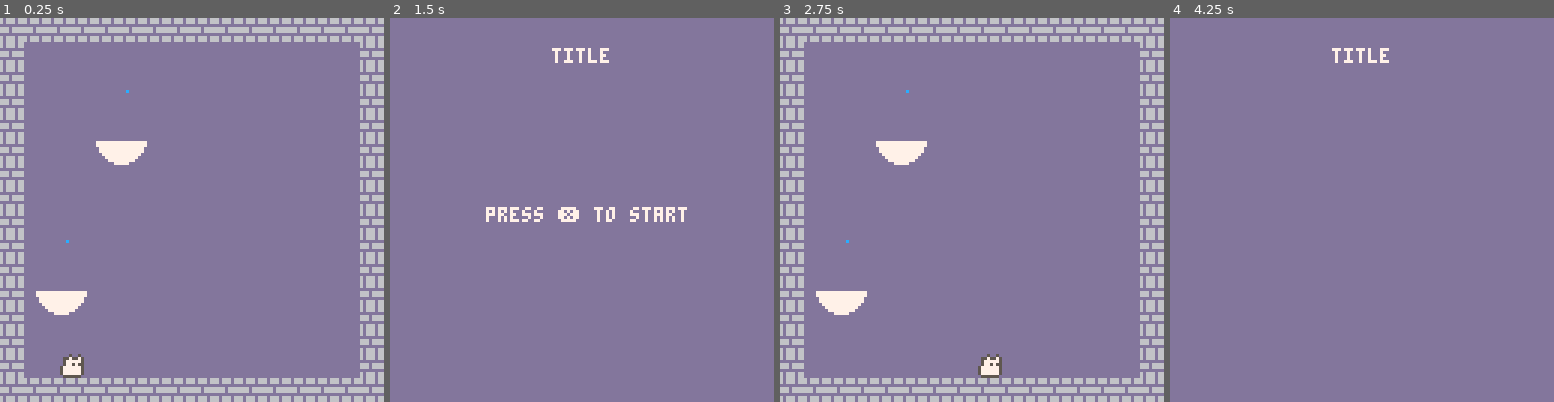
Above: before the commit, frames 1-4 (left to right).
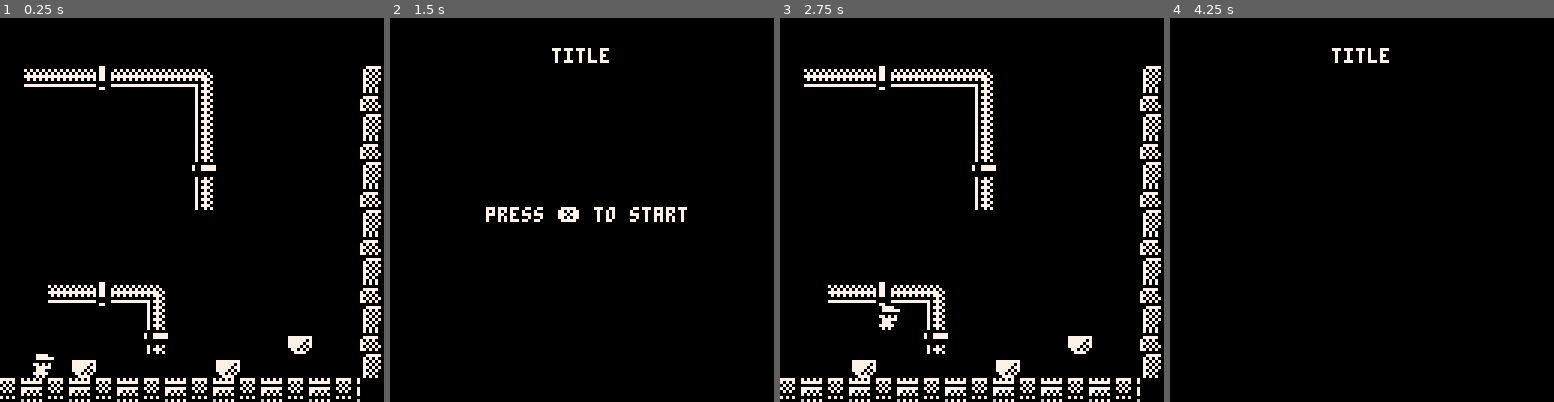
Above: after the commit, the same moments.

Repository: isacben/fanfun
Game: PICO-8 cartridge fanfun.p8
Same seed, same stepped clock (60 frames per second), same inputs: the game is played once before the commit and once after it.
Inputs:
- Up to frame 1 (0.25 s): no input
- Up to frame 2 (1.5 s): tap X (X key) at 0.33, 1.07 s; tap O (Z key) at 0.7 s
- Up to frame 3 (2.75 s): hold Right 1.6-2.1 s; tap O (Z key) at 1.7, 2.1, 2.5 s; tap X (X key) at 1.85 s; hold Right from 2.47 s (still down)
- Up to frame 4 (4.25 s): tap O (Z key) every 0.4 s from 2.9 to 4.1 s; tap X (X key) at 2.97, 4.08 s; release Right at 3.03 s; hold Left 3.08-3.58 s; hold Right from 4.02 s (still down)

The runs differ from the first frame. In frame 1, 100% of the frame differs, in the area x 0-100%, y 0-100%; in frame 2, 99%; in frame 3, 100%; in frame 4, 100%.

Commit message:
Replace fans with sprites and map tiles

Diff:
--- a/fanfun.p8
+++ b/fanfun.p8
@@ -8,7 +8,7 @@
 	t=0
 	state="game"
 
-	p_x=20
+	p_x=10
 	p_y=96
 	p_dx=0
 	p_vy=0
@@ -26,7 +26,7 @@
 	alpha=2.251
 
 	fans={}
-	addfan(20,90)
+	--addfan(20,90)
 	addfan(40,40)
 	--addfan(82,90)
 	debug=""
@@ -37,9 +37,9 @@
 end
 
 function _draw()
-	cls(13)
-
-	print(debug,0,120,7)
+	cls()
+
+	print(debug,0,100,7)
 	draw()
 end
 -->8
@@ -98,9 +98,9 @@
 	--cprint("playing",10,11)
 	map()
 
-	for fan in all(fans) do
-		draw_fan(fan)
-	end
+	--for fan in all(fans) do
+	--	draw_fan(fan)
+	--end
 
 	spr(1,p_x,p_y,1,1,p_flip)
 	--cprint("press ❎ to game over",122,7)
@@ -180,18 +181,24 @@
   end
   p_vy=0
 	end
+
+
+
 end
 
 
 function fly()
+
 	for fan in all(fans) do
-		if p_x>fan.x-12 and
-			p_x+1<fan.x+8 and
-			p_y<fan.y
-			then
+		if p_x>fan.x-5 and
+			p_x<fan.x+5 and
+			p_y<fan.y and
+			not p_onground then
+
 			p_onground=false
 			p_flying=true
 			break
+
 		else
 			p_flying=false
 		end
@@ -201,11 +208,18 @@
 --fans
 
 function addfan(_x,_y)
-	local _f={}
-	_f.x=_x
-	_f.y=_y
-
-	add(fans,_f)
+
+	for i=0,15 do
+		for j=0,15 do
+			if (fget(mget(i,j),2)) then
+				local _f={}
+				_f.x=i*8
+				_f.y=j*8
+
+				add(fans,_f)
+			end
+		end
+	end
 end
 
 
@@ -275,23 +289,31 @@
 
 
 
+…(8 lines of a section not shown)…
 __gff__
-0000000000000000000000000000000100000000000000000000000000000000000000000000000000000000000002000000000000000000000000000000000000000000000000000000000000000000000000000000000000000000000000000000000000000000000000000000000000000000000000000000000000000000
+0000000000000000000000000202020100000000000000000000000000000202000000000000000200000000020202020400000000000002000001010000000000000000000000000000000000000000000000000000000000000000000000000000000000000000000000000000000000000000000000000000000000000000
 0000000000000000000000000000000000000000000000000000000000000000000000000000000000000000000000000000000000000000000000000000000000000000000000000000000000000000000000000000000000000000000000000000000000000000000000000000000000000000000000000000000000000000
 __map__
-2e2e2e2e2e2e2e2e2e2e2e2e2e2e2e2e00000000000000000000000000000000000000000000000000000000000000000000000000000000000000000000000000000000000000000000000000000000000000000000000000000000000000000000000000000000000000000000000000000000000000000000000000000000
-2e00000000000000000000000000002e00000000000000000000000000000000000000000000000000000000000000000000000000000000000000000000000000000000000000000000000000000000000000000000000000000000000000000000000000000000000000000000000000000000000000000000000000000000
-2e00000000000000000000000000002e00000000000000000000000000000000000000000000000000000000000000000000000000000000000000000000000000000000000000000000000000000000000000000000000000000000000000000000000000000000000000000000000000000000000000000000000000000000
-2e00000000000000000000000000002e00000000000000000000000000000000000000000000000000000000000000000000000000000000000000000000000000000000000000000000000000000000000000000000000000000000000000000000000000000000000000000000000000000000000000000000000000000000
-2e00000000000000000000000000002e00000000000000000000000000000000000000000000000000000000000000000000000000000000000000000000000000000000000000000000000000000000000000000000000000000000000000000000000000000000000000000000000000000000000000000000000000000000
-2e00000000000000000000000000002e00000000000000000000000000000000000000000000000000000000000000000000000000000000000000000000000000000000000000000000000000000000000000000000000000000000000000000000000000000000000000000000000000000000000000000000000000000000
-2e00000000000000000000000000002e00000000000000000000000000000000000000000000000000000000000000000000000000000000000000000000000000000000000000000000000000000000000000000000000000000000000000000000000000000000000000000000000000000000000000000000000000000000
-2e00000000000000000000000000002e00000000000000000000000000000000000000000000000000000000000000000000000000000000000000000000000000000000000000000000000000000000000000000000000000000000000000000000000000000000000000000000000000000000000000000000000000000000
-2e00000000000000000000000000002e00000000000000000000000000000000000000000000000000000000000000000000000000000000000000000000000000000000000000000000000000000000000000000000000000000000000000000000000000000000000000000000000000000000000000000000000000000000
-2e00000000000000000000000000002e00000000000000000000000000000000000000000000000000000000000000000000000000000000000000000000000000000000000000000000000000000000000000000000000000000000000000000000000000000000000000000000000000000000000000000000000000000000
-2e00000000000000000000000000002e00000000000000000000000000000000000000000000000000000000000000000000000000000000000000000000000000000000000000000000000000000000000000000000000000000000000000000000000000000000000000000000000000000000000000000000000000000000
-2e00000000000000000000000000002e00000000000000000000000000000000000000000000000000000000000000000000000000000000000000000000000000000000000000000000000000000000000000000000000000000000000000000000000000000000000000000000000000000000000000000000000000000000
-2e00000000000000000000000000002e00000000000000000000000000000000000000000000000000000000000000000000000000000000000000000000000000000000000000000000000000000000000000000000000000000000000000000000000000000000000000000000000000000000000000000000000000000000
-2e00000000000000000000000000002e00000000000000000000000000000000000000000000000000000000000000000000000000000000000000000000000000000000000000000000000000000000000000000000000000000000000000000000000000000000000000000000000000000000000000000000000000000000
-2e00000000000000000000000000002e00000000000000000000000000000000000000000000000000000000000000000000000000000000000000000000000000000000000000000000000000000000000000000000000000000000000000000000000000000000000000000000000000000000000000000000000000000000
-2e2e2e2e2e2e2e2e2e2e2e2e2e2e2e2e00000000000000000000000000000000000000000000000000000000000000000000000000000000000000000000000000000000000000000000000000000000000000000000000000000000000000000000000000000000000000000000000000000000000000000000000000000000
+0000000000000000000000000000000000000000000000000000000000000000000000000000000000000000000000000000000000000000000000000000000000000000000000000000000000000000000000000000000000000000000000000000000000000000000000000000000000000000000000000000000000000000
+0000000000000000000000000000000000000000000000000000000000000000000000000000000000000000000000000000000000000000000000000000000000000000000000000000000000000000000000000000000000000000000000000000000000000000000000000000000000000000000000000000000000000000
+000d0d0d0c0d0d0d0e0000000000002700000000000000000000000000000000000000000000000000000000000000000000000000000000000000000000000000000000000000000000000000000000000000000000000000000000000000000000000000000000000000000000000000000000000000000000000000000000
+00000000000000001e0000000000003700000000000000000000000000000000000000000000000000000000000000000000000000000000000000000000000000000000000000000000000000000000000000000000000000000000000000000000000000000000000000000000000000000000000000000000000000000000
+00000000000000001e0000000000002700000000000000000000000000000000000000000000000000000000000000000000000000000000000000000000000000000000000000000000000000000000000000000000000000000000000000000000000000000000000000000000000000000000000000000000000000000000
+00000000000000001e0000000000003700000000000000000000000000000000000000000000000000000000000000000000000000000000000000000000000000000000000000000000000000000000000000000000000000000000000000000000000000000000000000000000000000000000000000000000000000000000
+00000000000000002e0000000000002700000000000000000000000000000000000000000000000000000000000000000000000000000000000000000000000000000000000000000000000000000000000000000000000000000000000000000000000000000000000000000000000000000000000000000000000000000000
+00000000000000001e0000000000003700000000000000000000000000000000000000000000000000000000000000000000000000000000000000000000000000000000000000000000000000000000000000000000000000000000000000000000000000000000000000000000000000000000000000000000000000000000
+1d1d1c1d00000000000000000000002700000000000000000000000000000000000000000000000000000000000000000000000000000000000000000000000000000000000000000000000000000000000000000000000000000000000000000000000000000000000000000000000000000000000000000000000000000000
+0000000000000000000000000000003700000000000000000000000000000000000000000000000000000000000000000000000000000000000000000000000000000000000000000000000000000000000000000000000000000000000000000000000000000000000000000000000000000000000000000000000000000000
+0000000000000000000036000000002700000000000000000000000000000000000000000000000000000000000000000000000000000000000000000000000000000000000000000000000000000000000000000000000000000000000000000000000000000000000000000000000000000000000000000000000000000000
+00000d0d0c0d0e00000000000000003700000000000000000000000000000000000000000000000000000000000000000000000000000000000000000000000000000000000000000000000000000000000000000000000000000000000000000000000000000000000000000000000000000000000000000000000000000000
+0000000000001e00000000000000002700000000000000000000000000000000000000000000000000000000000000000000000000000000000000000000000000000000000000000000000000000000000000000000000000000000000000000000000000000000000000000000000000000000000000000000000000000000
+0000003600002e00000000003000003700000000000000000000000000000000000000000000000000000000000000000000000000000000000000000000000000000000000000000000000000000000000000000000000000000000000000000000000000000000000000000000000000000000000000000000000000000000
+0000003000000000003000000000002700000000000000000000000000000000000000000000000000000000000000000000000000000000000000000000000000000000000000000000000000000000000000000000000000000000000000000000000000000000000000000000000000000000000000000000000000000000
+3a3b3a3b3a3b3a3b3a3b3a3b3a3b3a0000000000000000000000000000000000000000000000000000000000000000000000000000000000000000000000000000000000000000000000000000000000000000000000000000000000000000000000000000000000000000000000000000000000000000000000000000000000
Not shown, changed: 32 lines of the sprite sheet (__gfx__) section of fanfun.p8
